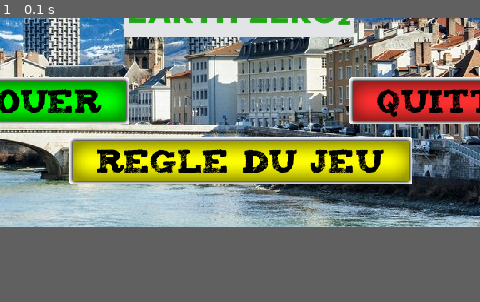
Above: before the commit, frame 1.
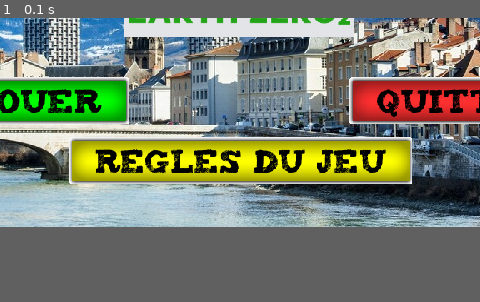
Above: after the commit, the same moment.

Repository: TarJimmy/gameJam
Game: pygame game, started from main.py
Same seed, same stepped clock (60 frames per second), same inputs: the game is played once before the commit and once after it.
Inputs:
- Up to frame 1 (0.1 s): no input
The pictures show only the part of the screen within x 16-66%, y 34-84%; the shares and areas given below are measured in that part.

The runs differ from the first frame. In frame 1, 3.4% of the frame differs, in the area x 15-86%, y 42-58%.

Commit message:
nouvelles regles

Diff:
--- a/class_Game.py
+++ b/class_Game.py
@@ -32,7 +32,7 @@
         #Force de la gravité
         self.gravity = 2
         #Numéro du background
-        self.np = 8
+        self.np = 0
         #Largeur de l'écran
         self.width = 960
         #Hauteur de l'écran
@@ -40,7 +40,7 @@
         #Classe pour raconter l'histoire du jeu
         self.histoire = Histoire()
         #Numéro de l'histoire courante
-        self.numHistoire = 2
+        self.numHistoire = 1
         #Le numero de page à été modifié (sert pour laffichage de l'histoire)
         self.npModif = False
         #Variable pour détecter si player proche de npc
--- a/class_RegleJeux.py
+++ b/class_RegleJeux.py
@@ -14,23 +14,25 @@
         self.policecommande= pygame.font.Font(None,18)
         self.texte0= self.policeRegle.render('Règles du jeu',True,(96,76,141))
         self.texte1 = self.policetexte.render('Objectif :',True,(255,0,0))
-        self.texte2= self.policetexte.render('Durant la partie vous devez éviter les obstacles',True,(255,255,255))
-        self.texte3= self.policetexte.render('créés par les effets de la pollution. Votre objectif',True,(255,255,255))
+        self.texte2= self.policetexte.render('Durant la partie vous devez traverser la ville,',True,(255,255,255))
+        self.texte3= self.policetexte.render("polluée, à l'aide de ventilateurs. Votre objectif",True,(255,255,255))
         self.texte4= self.policetexte.render('est de répondre correctement aux questions du gardient',True,(255,255,255))
         self.texte5= self.policetexte.render('de la nature. Ce personnage est essentiel dans la partie.',True,(255,255,255))
-        self.texte6= self.policetexte.render('Il permet de vous transmettre son savoir pour dépolluer',True,(255,255,255))
-        self.texte7= self.policetexte.render("l'air. À chaque ville le gardien vous pose une question.",True,(255,255,255))
+        self.texte6= self.policetexte.render("Il permet de vous transmettre de l'oxygène pour avancer.",True,(255,255,255))
+        self.texte7= self.policetexte.render("À chaque ville le gardien vous pose une question.",True,(255,255,255))
         self.texte8= self.policetexte.render('Si vous trouvez la réponse il vous transmet une bonbonne',True,(255,255,255))
         self.texte9= self.policetexte.render("d'oxygène nécessaire pour votre survie.",True,(255,255,255))
-        self.texte10= self.policetexte.render('Vous devrez faire preuve de vigilance car votre vie diminue',True,(255,255,255))
-        self.texte11= self.policetexte.render('progressivement au cours du temps. Vous devez allier rapidité',True,(255,255,255))
-        self.texte111=self.policetexte.render("et réactivité afin d'atteindre la dernière ville.",True,(255,255,255))
+        self.texte10= self.policetexte.render('Vous devrez faire preuve de vigilance car votre oxygène diminue',True,(255,255,255))
+        self.texte11= self.policetexte.render('progressivement à cause de vos actions. Vous devez allier dextérité',True,(255,255,255))
+        self.texte111=self.policetexte.render("et bon sens afin d'atteindre la dernière ville.",True,(255,255,255))
         self.texte12=self.policetexte.render('Dans le cas contraire vous mourrez asphyxié.',True,(255,255,255))
+        self.texteBonus1=self.policetexte.render("Les bombonnes d'air que vous trouverez sur votre chemin",True,(255,255,255))
+        self.texteBonus2=self.policetexte.render("permettent de récupérer de l'oxygène facilement",True,(255,255,255))
         self.texte121=self.policetexte.render('Bonne chance !',True,(255,255,255))
 
         self.texte13= self.policetexte.render('Commandes :',True,(255,0,0))
-        self.texte14= self.policecommande.render('La touche ESPACE permet de faire sauter le joueur en',True,(255,255,255))
-        self.texte15=self.policecommande.render("l'air dans le but d'éviter les differents obstacles.",True,(255,255,255))
+        self.texte14= self.policecommande.render("La touche ESPACE permet d'activer les ventilateurs",True,(255,255,255))
+        self.texte15=self.policecommande.render("afin de vous propulser vers le haut.",True,(255,255,255))
         self.texte16=self.policecommande.render('Les flèches directionelles permettent de déplacer le joueur',True,(255,255,255))
         self.texte17=self.policecommande.render('à gauche et à droite pour traverser les villes.',True,(255,255,255))
 
@@ -38,7 +40,7 @@
         self.texte18=self.policecommande.render('Le gardien de la nature vous pose des questions. Si vous ',True,(255,255,255))
         self.texte19=self.policecommande.render("répondez juste il vous donne de l'oxygène. Dans le cas",True,(255,255,255))
         self.texte20=self.policecommande.render('contraire il vous en retire. Des bombonnes sont également',True,(255,255,255))
-        self.texte21=self.policecommande.render("disponibles et vous donnent accès des bonus d'oxygène.",True,(255,255,255))
+        self.texte21=self.policecommande.render("disponibles et donnent accès des bonus d'oxygène.",True,(255,255,255))
         self.buttonBack = Button(160,510,"images/boutons/boutonRetourAccueil.gif")
 
     def afficher(self,surface):
Binary file changed: images/boutons/boutonRegleJeu.gif
